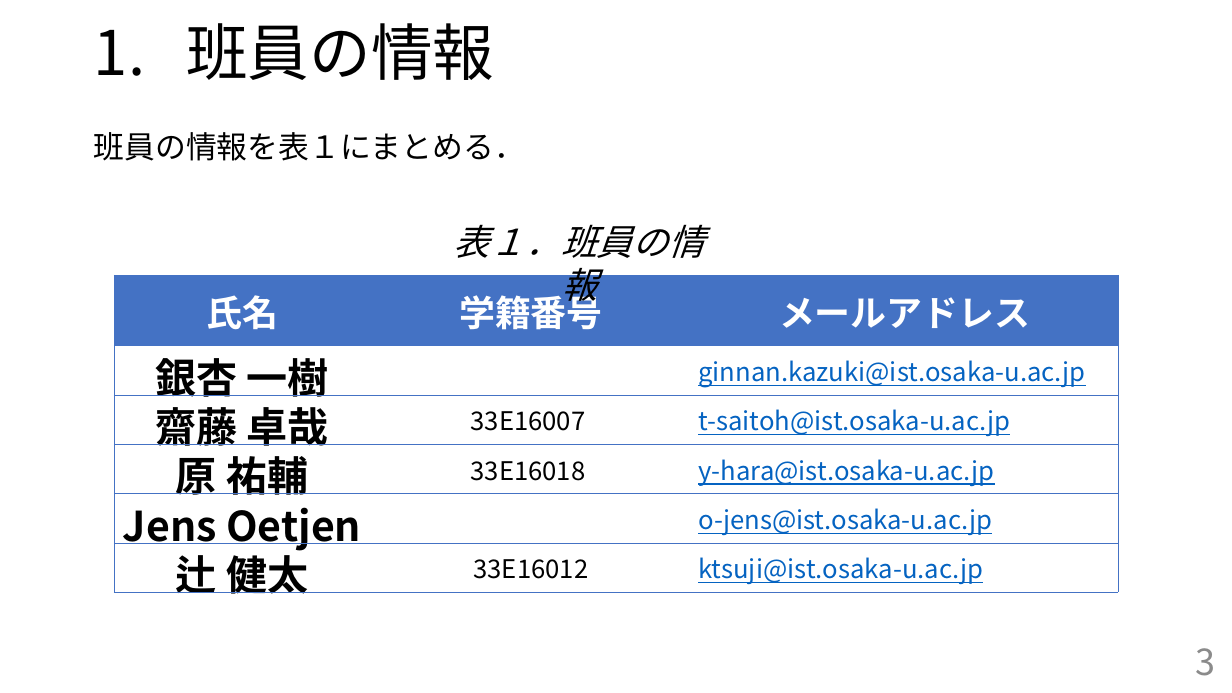
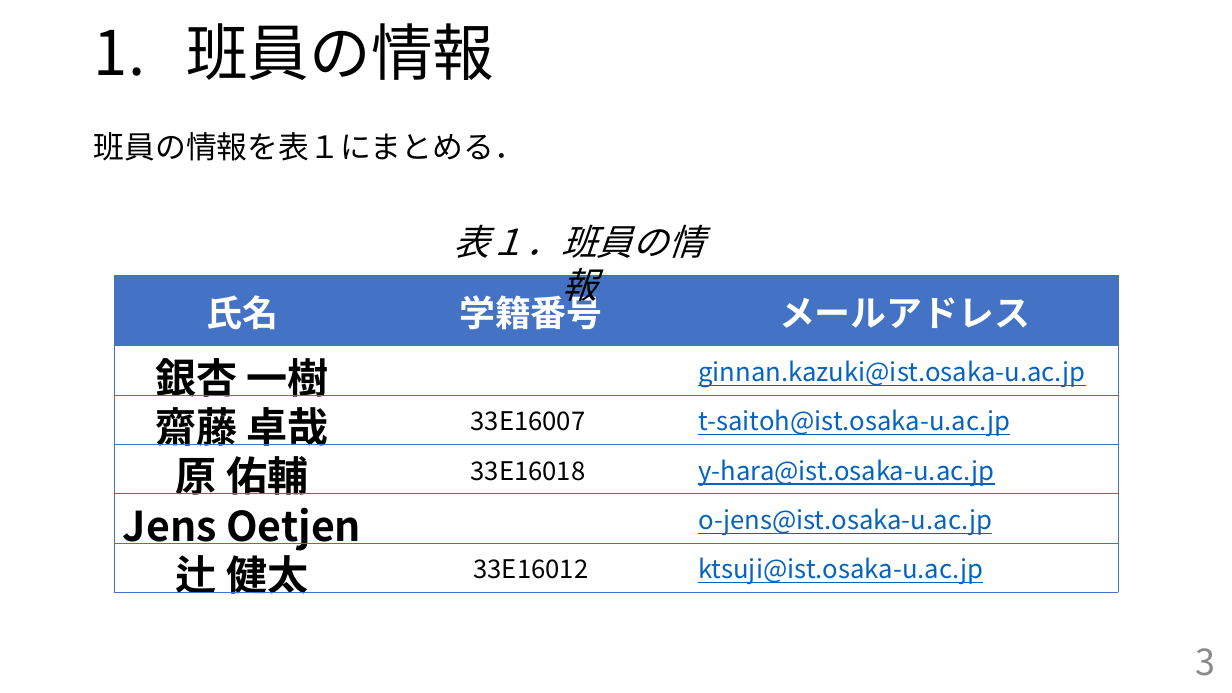
Before and after one commit to handai-trema/IaaS-team-1, a slide deck: slide 3 of FinalReport_team1.pptx. Drawn at 1232x693 pixels with LibreOffice and Linux fonts; fonts in the diff are those of the drawing. Boxes give left, top, right and bottom in pixels: in the first picture for what was removed or moved away, otherwise in the second. Text is boxed around its words. In the diff, an @@ line names an element or a change of style, - is before the commit and + after.

```diff
--- a/FinalReport_team1.pptx
+++ b/FinalReport_team1.pptx
@@ table at bbox=[114, 275, 1117, 598] @@
-row 4, column 1: 原 祐輔
+row 4, column 1: 原 佑輔
```
Also in this commit, not shown: 1 other slide changed.
